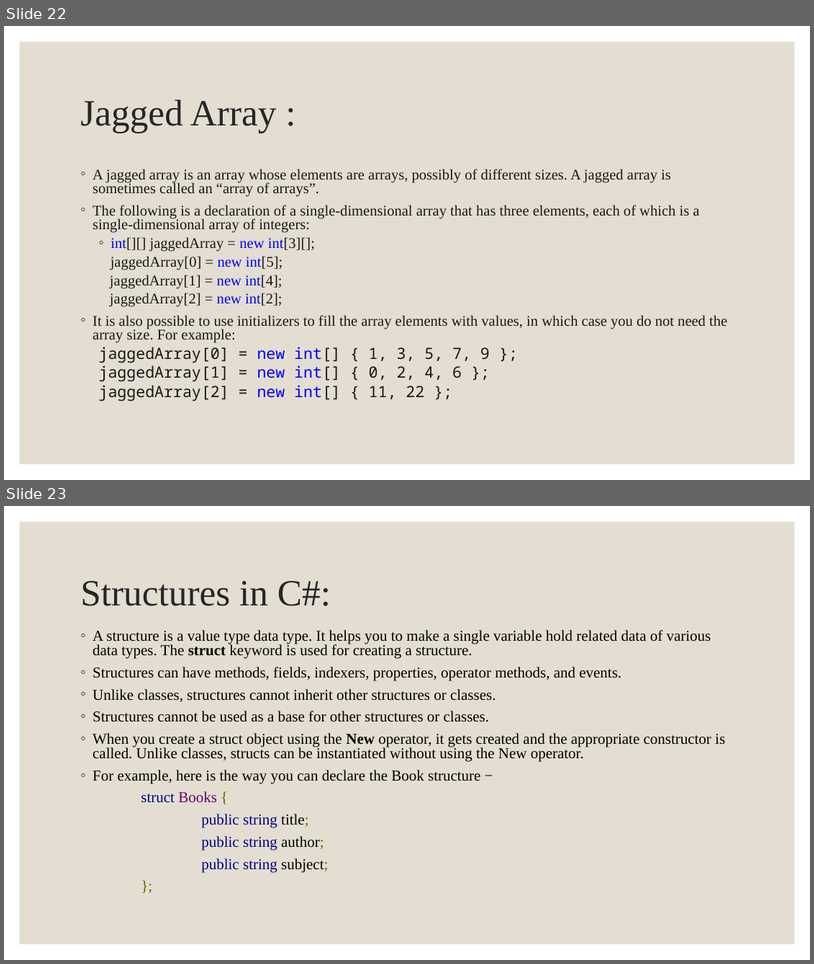
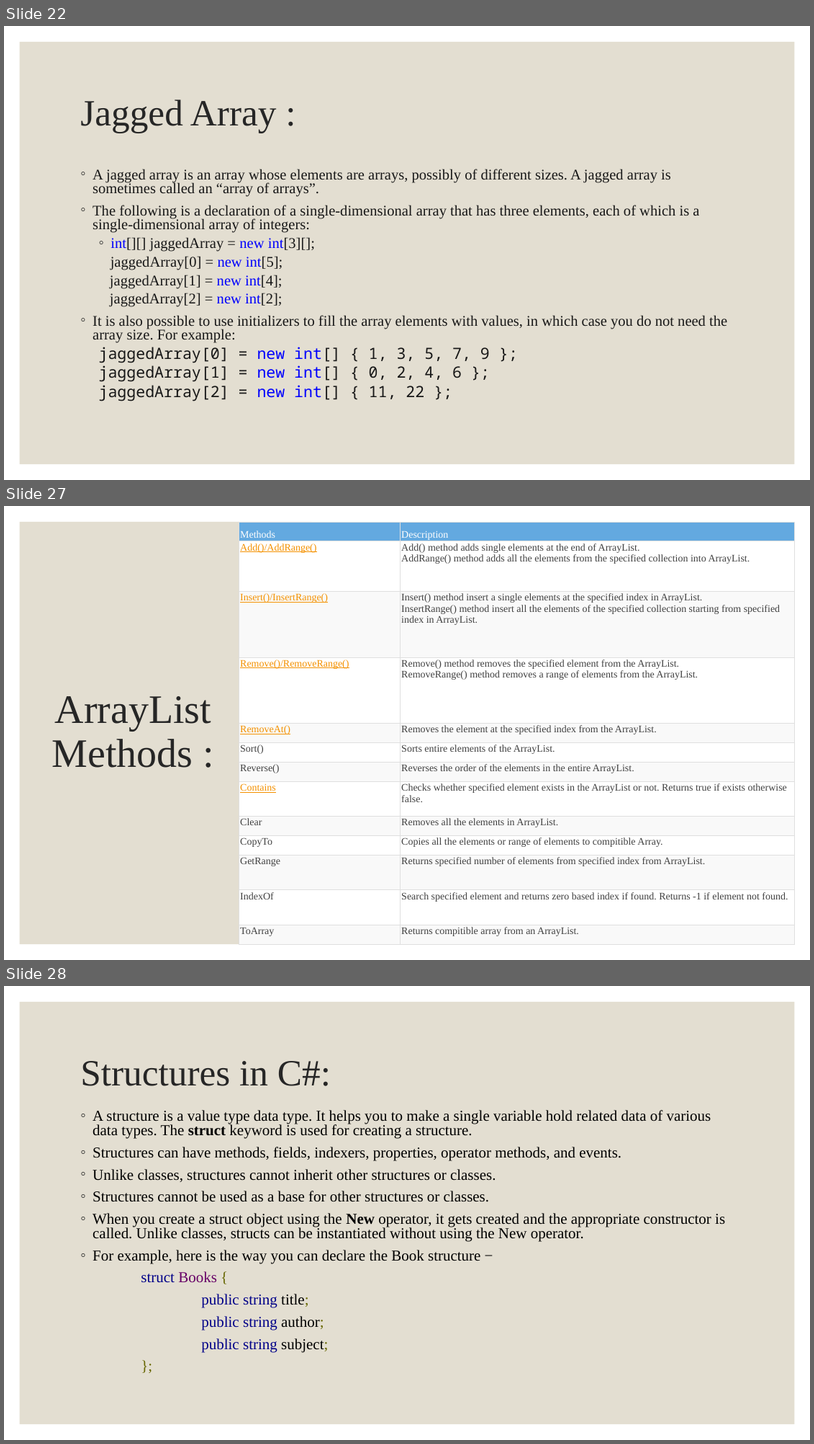
Before and after one commit to Shivaram008/C-, a slide deck: PPTs/Programming in C#.pptx. Shown one above the other, each under a label of ours: slides 22 and 23 before the commit, slides 22, 27 and 28 after it; the slides between them are not shown. The pictures are 814x964 and 814x1444 pixels, drawn with LibreOffice and Linux fonts; fonts in the diff are those of the drawing. Boxes give left, top, right and bottom in pixels: in the first picture for what was removed or moved away, otherwise in the second. Text is boxed around its words. In the diff, an @@ line names an element or a change of style, - is before the commit and + after.

```diff
--- a/PPTs/Programming in C#.pptx
+++ b/PPTs/Programming in C#.pptx
@@ slide 27 added at (x1=4, y1=506, x2=810, y2=960), background #FFFFFF @@
@@ rectangle added at (x1=4, y1=506, x2=810, y2=960), fill #FFFFFF @@
@@ rectangle added at (x1=20, y1=522, x2=312, y2=944), fill #E3DED1 @@
@@ table added at (x1=239, y1=522, x2=795, y2=944), 13 rows, 2 columns @@
+Methods | Description
+Add()/AddRange() | Add() method adds single elements at the end of ArrayList. AddRange() method adds all the elements from the specified collection into ArrayList.
+Insert()/InsertRange() | Insert() method insert a single elements at the specified index in ArrayList. InsertRange() method insert all the elements of the specified collection starting from specified index in ArrayList.
+Remove()/RemoveRange() | Remove() method removes the specified element from the ArrayList. RemoveRange() method removes a range of elements from the ArrayList.
+RemoveAt() | Removes the element at the specified index from the ArrayList.
+Sort() | Sorts entire elements of the ArrayList.
+Reverse() | Reverses the order of the elements in the entire ArrayList.
+Contains | Checks whether specified element exists in the ArrayList or not. Returns true if exists otherwise false.
+Clear | Removes all the elements in ArrayList.
+CopyTo | Copies all the elements or range of elements to compitible Array.
+GetRange | Returns specified number of elements from specified index from ArrayList.
+IndexOf | Search specified element and returns zero based index if found. Returns -1 if element not found.
+ToArray | Returns compitible array from an ArrayList.
@@ title added at (x1=52, y1=696, x2=211, y2=767), 48 pt, text #262626 @@
+ArrayList Methods :
@@ what was slide 23 is now slide 28 @@
```
Also in this commit, not shown: 5 other slides added, 7 other files.
